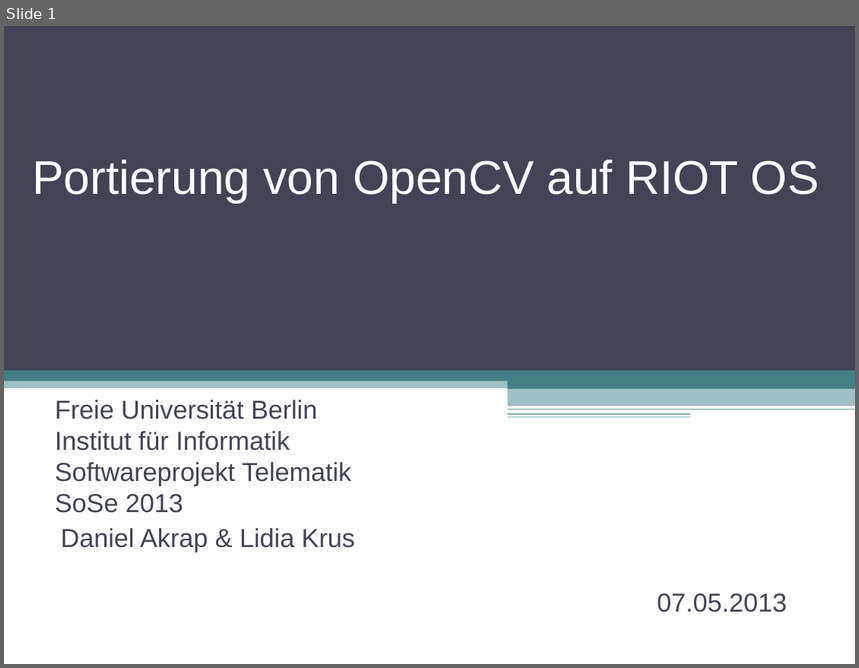
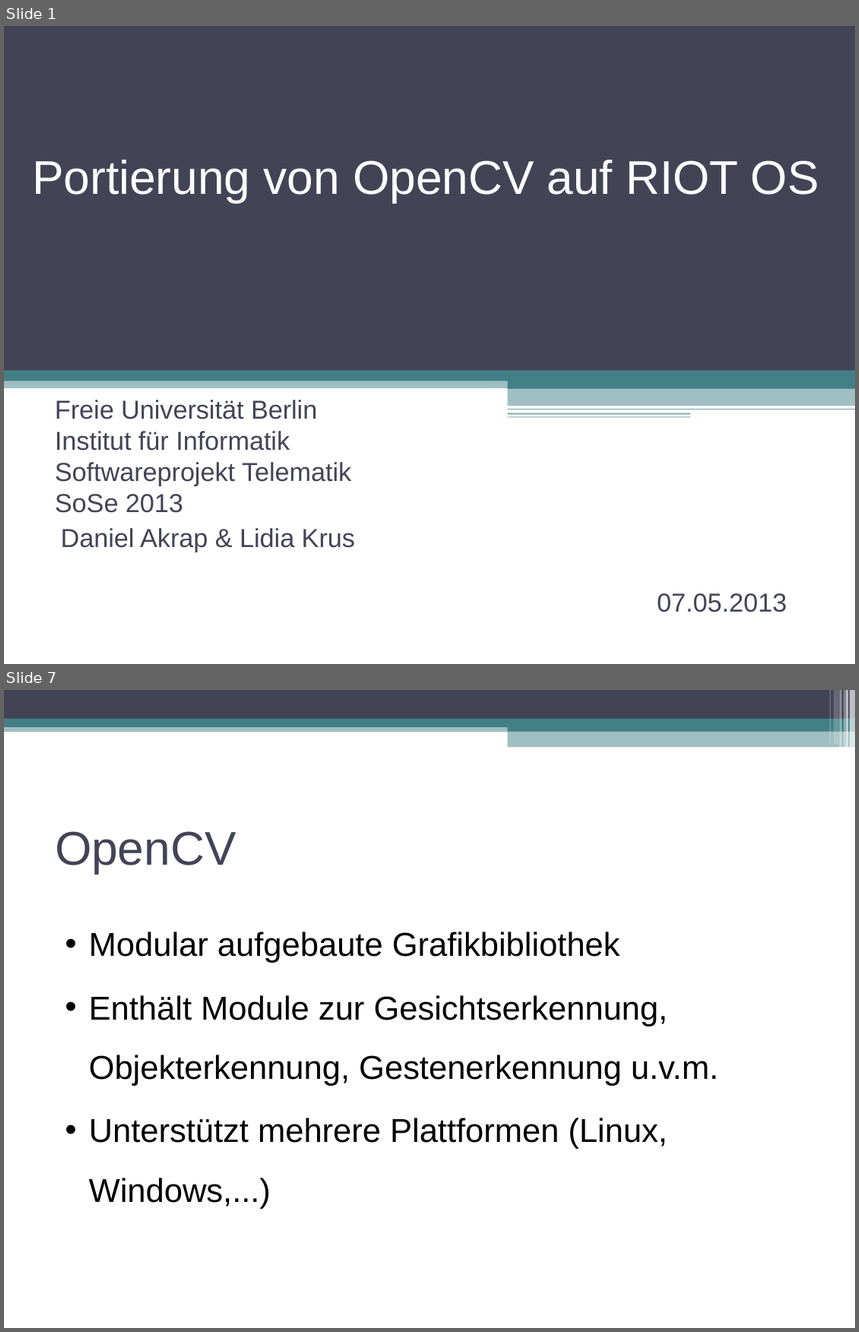
Before and after one commit to swp2013riot/riot-opencv-port, a slide deck: doc/slides/intro_presentation.odp. Shown one above the other, each under a label of ours: slide 1 before the commit, slides 1 and 7 after it; the slides between them are not shown. The pictures are 859x668 and 859x1332 pixels, drawn with LibreOffice and Linux fonts; fonts in the diff are those of the drawing. Boxes give left, top, right and bottom in pixels: in the first picture for what was removed or moved away, otherwise in the second. Text is boxed around its words. In the diff, an @@ line names an element or a change of style, - is before the commit and + after.

```diff
--- a/doc/slides/intro_presentation.odp
+++ b/doc/slides/intro_presentation.odp
@@ slide 7 added at (x1=4, y1=690, x2=855, y2=1328), background #FFFFFF @@
@@ rectangle added at (x1=4, y1=690, x2=855, y2=719), fill #424456 @@
@@ rectangle added at (x1=829, y1=690, x2=831, y2=745), fill #FFFFFF at 30% opacity @@
@@ rectangle added at (x1=834, y1=690, x2=839, y2=745), fill #FFFFFF at 20% opacity @@
@@ rectangle added at (x1=840, y1=690, x2=842, y2=748), fill #FFFFFF at 40% opacity @@
@@ rectangle added at (x1=844, y1=690, x2=845, y2=748), fill #FFFFFF at 60% opacity @@
@@ rectangle added at (x1=846, y1=690, x2=848, y2=748), fill #FFFFFF at 65% opacity @@
@@ rectangle added at (x1=850, y1=690, x2=855, y2=748), fill #FFFFFF at 65% opacity @@
@@ rectangle added at (x1=4, y1=724, x2=855, y2=732), fill #438086 at 50% opacity @@
@@ rectangle added at (x1=4, y1=719, x2=855, y2=727), fill #438086 @@
@@ rectangle added at (x1=508, y1=723, x2=855, y2=732), fill #438086 @@
@@ rectangle added at (x1=508, y1=730, x2=855, y2=747), fill #438086 at 50% opacity @@
@@ title added at (x1=55, y1=831, x2=236, y2=873), 40 pt, text #424456 @@
+OpenCV
@@ text added at (x1=89, y1=932, x2=718, y2=1209), 28 pt, text #000000 @@
+• Modular aufgebaute Grafikbibliothek
+• Enthält Module zur Gesichtserkennung, Objekterkennung, Gestenerkennung u.v.m.
+• Unterstützt mehrere Plattformen (Linux, Windows,...)
```
Also in this commit, not shown: 2 slides changed, 7 other slides added, 3 slides removed, 2 other files.
